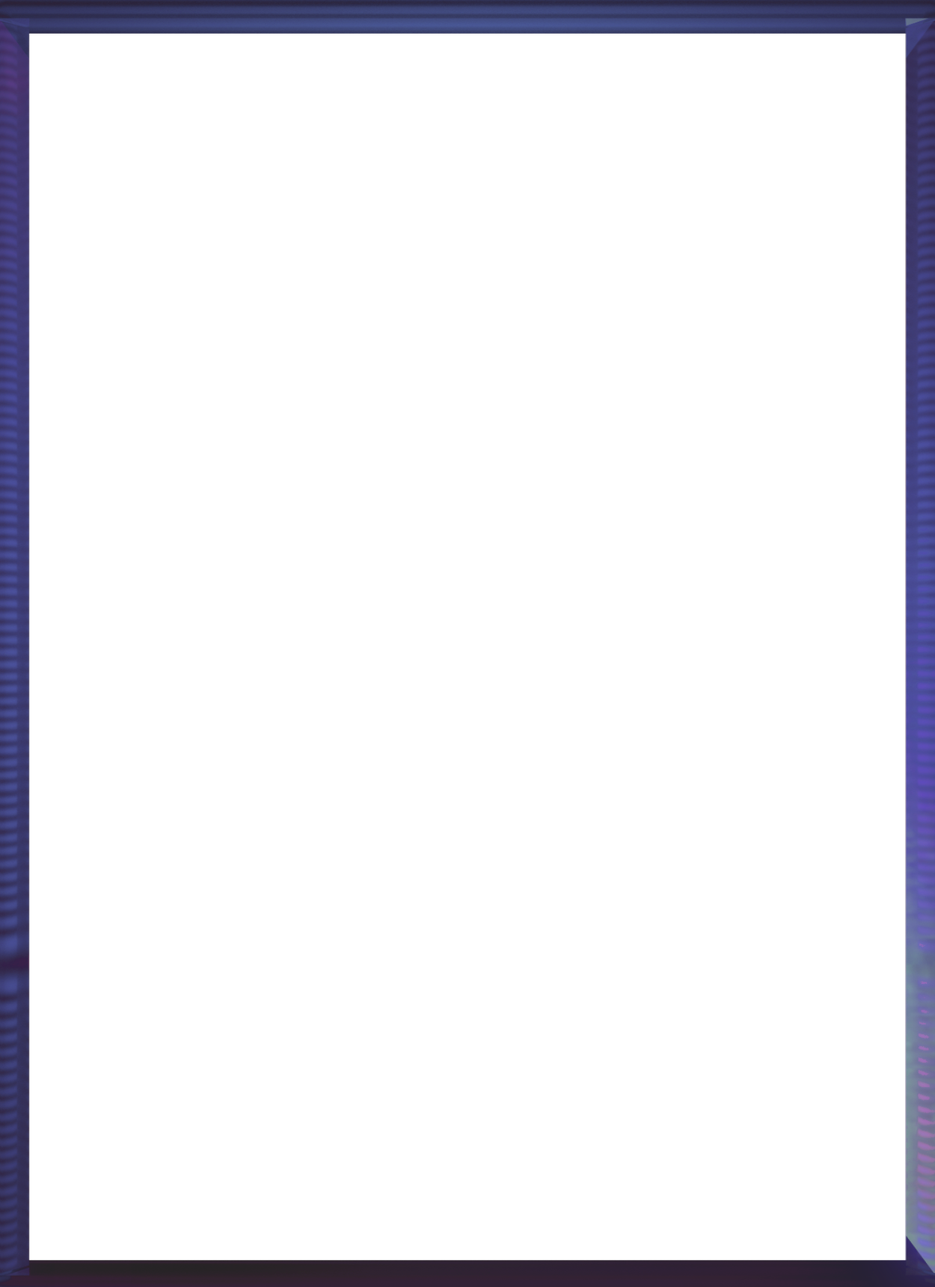
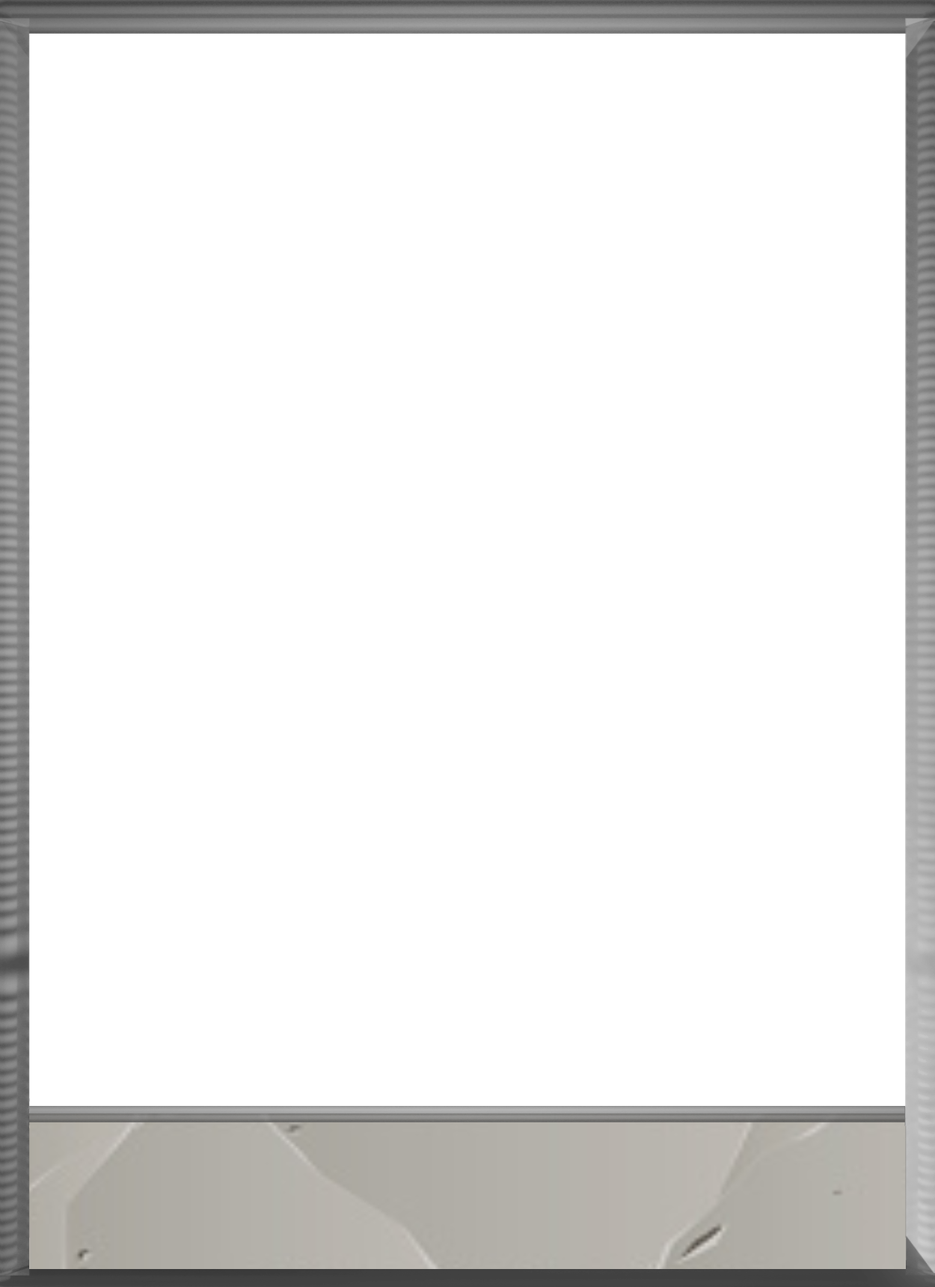
The second 935 × 1287 image is a revision of the first. Changes to its layers:
added layer "Background" above "Layer 1" over 0, 0, 935, 1287
renamed "pngfind.com-1920x1080-png-6763367" to "Layer 1", painted on it over 0, 0, 935, 1287
